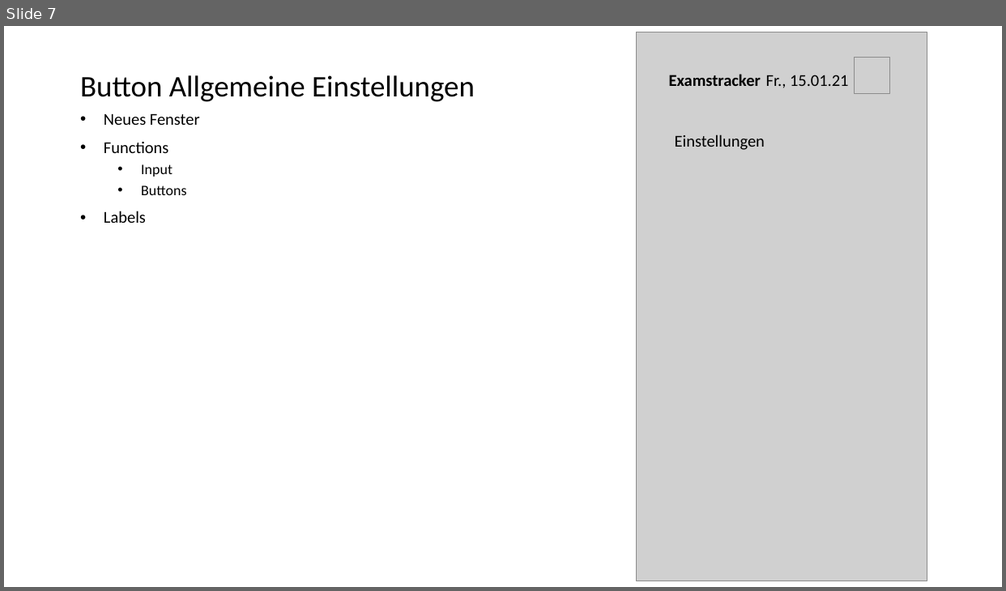
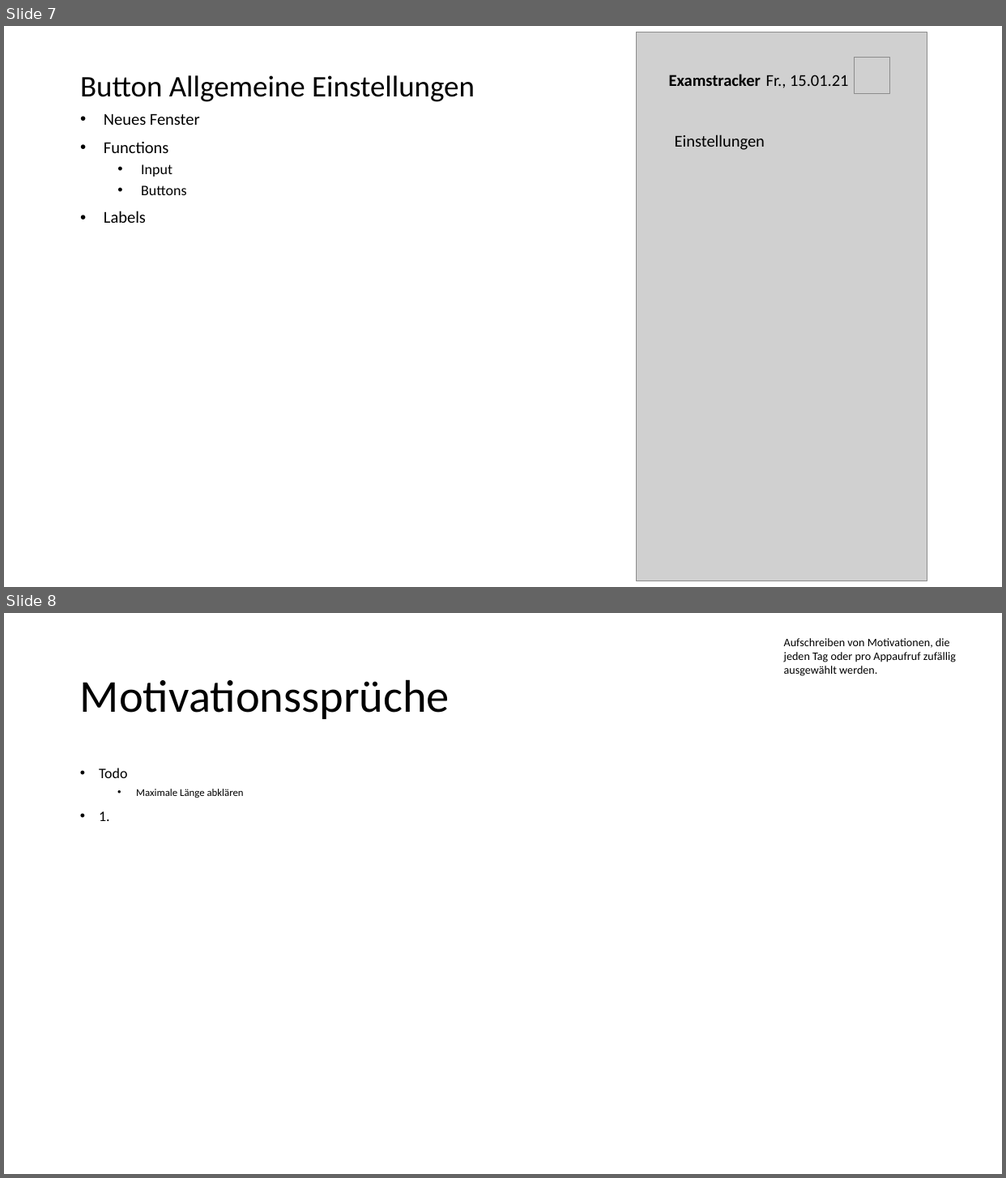
Before and after one commit to felixmeyjr/ExamTrackerAndMore, a slide deck: Design plan.pptx. Shown one above the other, each under a label of ours: slide 7 before the commit, slides 7 and 8 after it. The pictures are 1006x591 and 1006x1178 pixels, drawn with LibreOffice and Linux fonts; fonts in the diff are those of the drawing; grey boxes stand for pictures. Boxes give left, top, right and bottom in pixels: in the first picture for what was removed or moved away, otherwise in the second. Text is boxed around its words. In the diff, an @@ line names an element or a change of style, - is before the commit and + after.

Commit message:
Create new ppp pages: Motivationssprüche, Ideensammlung

```diff
--- a/Design plan.pptx
+++ b/Design plan.pptx
@@ slide 8 added at box(4, 613, 1002, 1174), background #FFFFFF @@
@@ text added at box(784, 638, 956, 676), 11 pt, text #000000 @@
+Aufschreiben von Motivationen, die jeden Tag oder pro Appaufruf zufällig ausgewählt werden.
@@ title added at box(80, 679, 450, 719), 44 pt, text #000000 @@
+Motivationssprüche
@@ text added at box(99, 768, 244, 798), 10 pt, text #000000 @@
+• Todo
+  • Maximale Länge abklären
+• 1.
```
Also in this commit, not shown: 1 slide changed, 1 other slide added.
